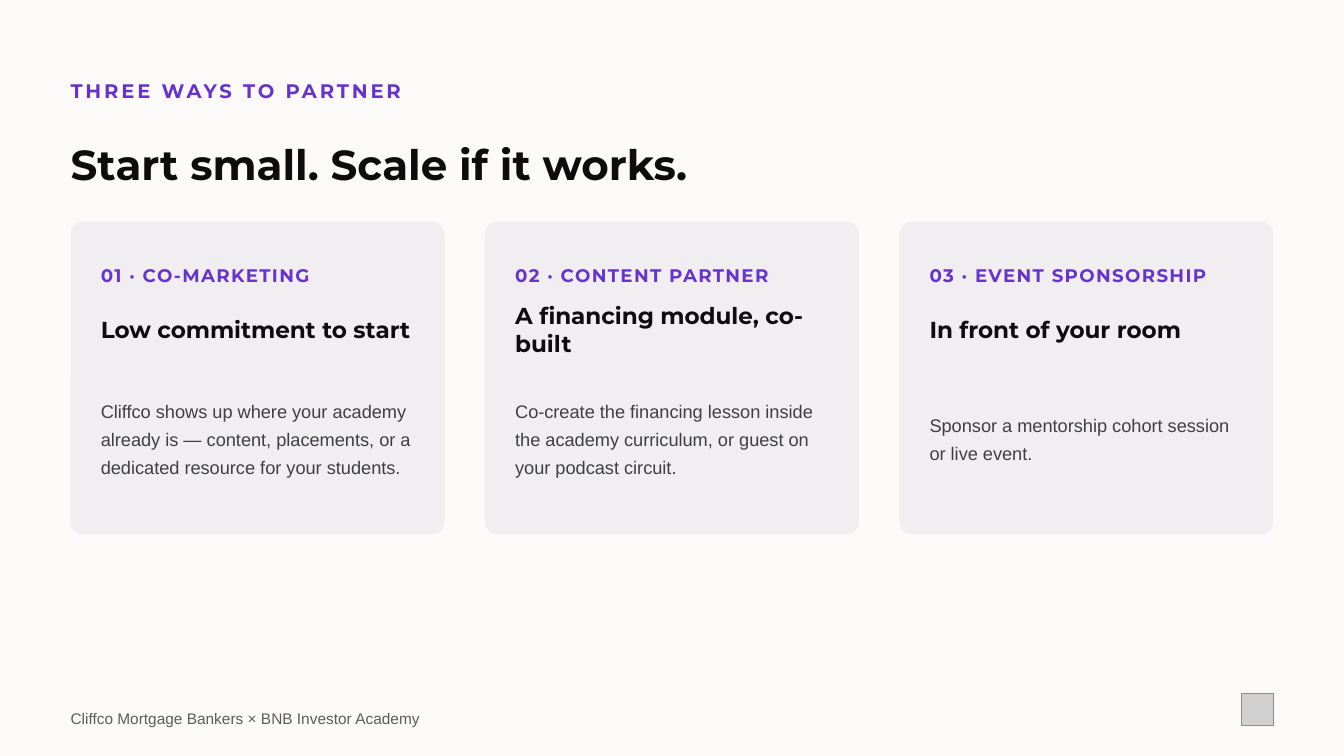
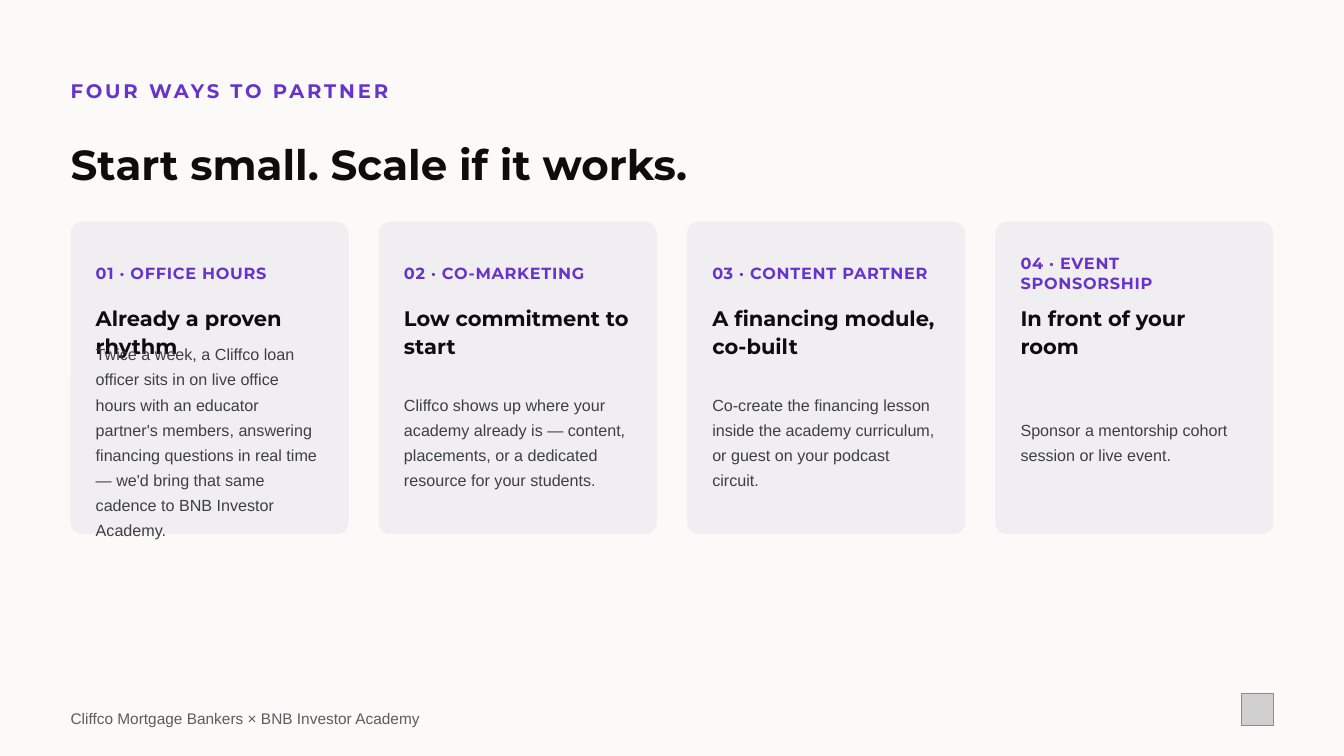
Before and after one commit to loganlevy1/STR, a slide deck: slide 8 of outreach/pitch-decks/cliffco-michael-elefante-partnership.pptx. Drawn at 1344x756 pixels with LibreOffice and Linux fonts; fonts in the diff are those of the drawing; grey boxes stand for pictures. Boxes give left, top, right and bottom in pixels: in the first picture for what was removed or moved away, otherwise in the second. Text is boxed around its words. In the diff, an @@ line names an element or a change of style, - is before the commit and + after.

```diff
--- a/outreach/pitch-decks/cliffco-michael-elefante-partnership.pptx
+++ b/outreach/pitch-decks/cliffco-michael-elefante-partnership.pptx
@@ text at box(149, 84, 219, 99): text changed @@
-THREE WAYS TO PARTNER
+FOUR WAYS TO PARTNER
@@ rounded rectangle: place and size @@
-rounded rectangle at box(71, 222, 445, 534)
+rounded rectangle at box(71, 222, 349, 534)
@@ proportions changed in 3 elements at box(71, 222, 349, 534), box(995, 222, 1273, 534), box(379, 222, 657, 534) @@
@@ rounded rectangle: place and size @@
-rounded rectangle at box(485, 222, 859, 534)
+rounded rectangle at box(379, 222, 657, 534)
@@ rounded rectangle added at box(688, 222, 966, 534), fill #F0EEF1 @@
@@ rounded rectangle: place and size @@
-rounded rectangle at box(899, 222, 1273, 534)
+rounded rectangle at box(995, 222, 1273, 534)
@@ text added at box(96, 267, 266, 279), 11.5 pt, text #6633CC, bold @@
+01 · OFFICE HOURS
@@ text at box(404, 267, 584, 279): text changed; size 13 to 11.5 pt @@
-01 · CO-MARKETING
+02 · CO-MARKETING
@@ text at box(712, 267, 927, 279): text changed; size 13 to 11.5 pt @@
-02 · CONTENT PARTNER
+03 · CONTENT PARTNER
@@ text at box(1021, 257, 1153, 289): text changed; size 13 to 11.5 pt @@
-03 · EVENT SPONSORSHIP
+04 · EVENT SPONSORSHIP
@@ size 16.5 to 15 pt; line spacing 1 to 1.1 in 3 elements at box(1021, 310, 1185, 354), box(712, 309, 935, 354), box(404, 309, 629, 354) @@
@@ text "Low commitment to start": place and size @@
-text "Low commitment to start" at box(101, 320, 410, 338)
+text "Low commitment to start" at box(404, 309, 629, 354)
@@ text "A financing module, co-built": place and size @@
-text "A financing module, co-built" at box(515, 306, 803, 352)
+text "A financing module, co-built" at box(712, 309, 935, 354)
@@ text "In front of your room": place and size @@
-text "In front of your room" at box(930, 320, 1181, 343)
+text "In front of your room" at box(1021, 310, 1185, 354)
@@ text added at box(96, 310, 282, 360), 15 pt, text #0D0D0D, bold @@
+Already a proven rhythm
@@ text added at box(96, 347, 316, 540), 11.5 pt, text #3D4040 @@
+Twice a week, a Cliffco loan officer sits in on live office hours with an educator partner's members, answering financing questions in real time — we'd bring that same cadence to BNB Investor Academy.
@@ size 13 to 11.5 pt in 3 elements at box(1021, 424, 1228, 461), box(712, 399, 935, 486), box(404, 399, 625, 490) @@
@@ text "Cliffco shows up where your ...": place and size @@
-text "Cliffco shows up where your ..." at box(101, 405, 410, 478)
+text "Cliffco shows up where your ..." at box(404, 399, 625, 490)
@@ text "Co-create the financing lesson inside ...": place and size @@
-text "Co-create the financing lesson inside ..." at box(515, 405, 812, 478)
+text "Co-create the financing lesson inside ..." at box(712, 399, 935, 486)
@@ text "Sponsor a mentorship cohort session ...": place and size @@
-text "Sponsor a mentorship cohort session ..." at box(930, 419, 1230, 460)
+text "Sponsor a mentorship cohort session ..." at box(1021, 424, 1228, 461)
```
Also in this commit, not shown: 3 other slides changed, 3 other files.
